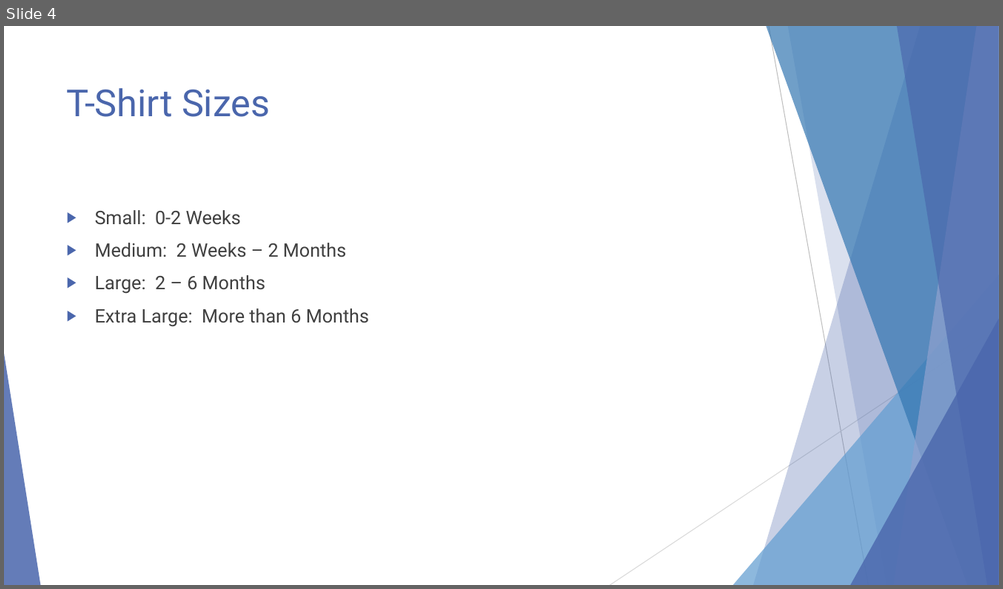
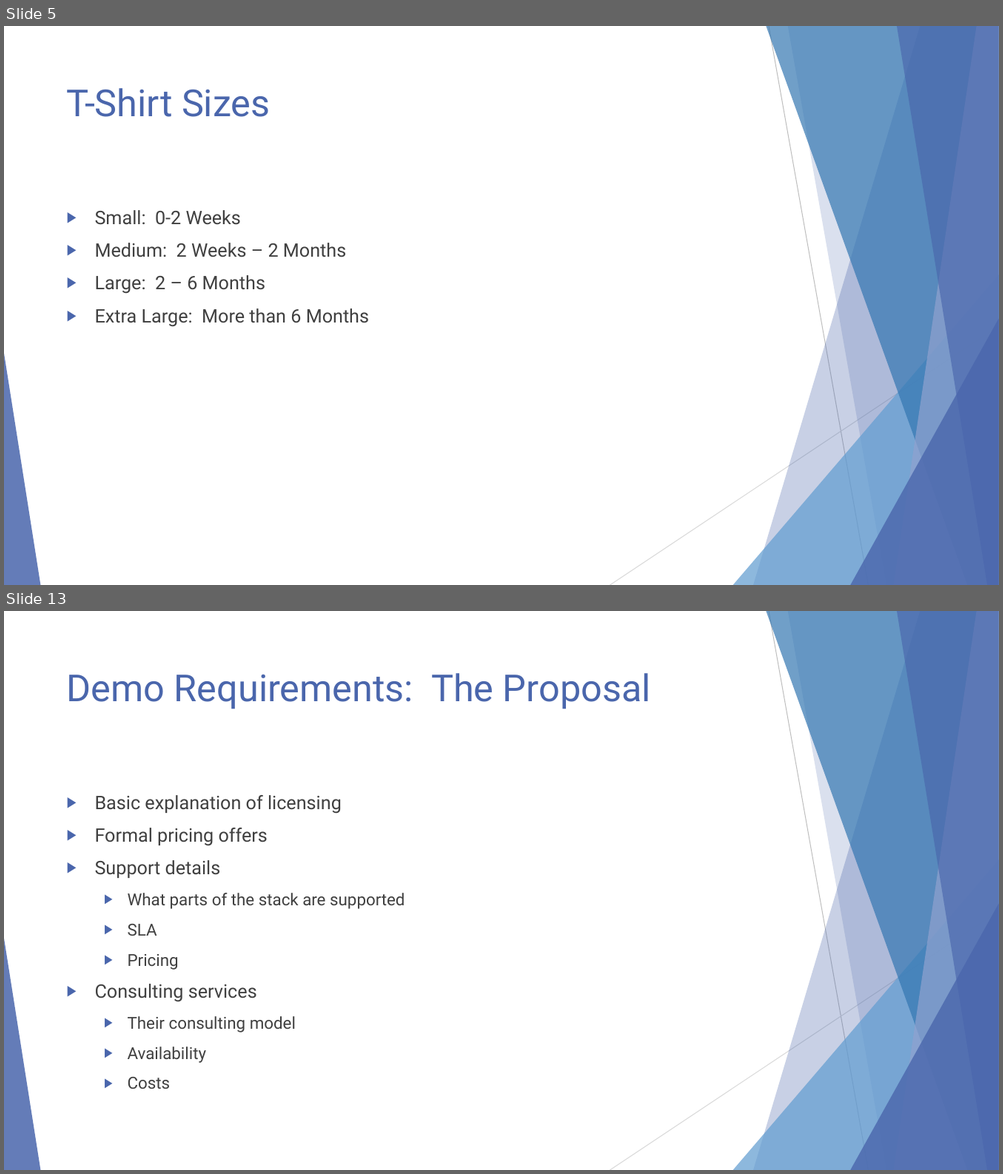
Before and after one commit to EnterpriseProductsLP/docker-straw-man, a slide deck: presentation.pptx. Shown one above the other, each under a label of ours: slide 4 before the commit, slides 5 and 13 after it; the slides between them are not shown. The pictures are 1003x589 and 1003x1174 pixels, drawn with LibreOffice and Linux fonts; fonts in the diff are those of the drawing. Boxes give left, top, right and bottom in pixels: in the first picture for what was removed or moved away, otherwise in the second. Text is boxed around its words. In the diff, an @@ line names an element or a change of style, - is before the commit and + after.

```diff
--- a/presentation.pptx
+++ b/presentation.pptx
@@ slide 13 added at (4,611,999,1170), background #FFFFFF; not listed: 10 template elements that a slide beside it also shows @@
@@ title added at (67,673,651,709), 36 pt, text #4A66AC @@
+Demo Requirements: The Proposal
@@ text added at (95,795,404,1089), 18 pt, text #404040 @@
+▶ Basic explanation of licensing
+▶ Formal pricing offers
+▶ Support details
+  ▶ What parts of the stack are supported
+  ▶ SLA
+  ▶ Pricing
+▶ Consulting services
+  ▶ Their consulting model
+  ▶ Availability
+  ▶ Costs
@@ what was slide 4 is now slide 5 @@
```
Also in this commit, not shown: 3 slides changed, 11 other slides added.
